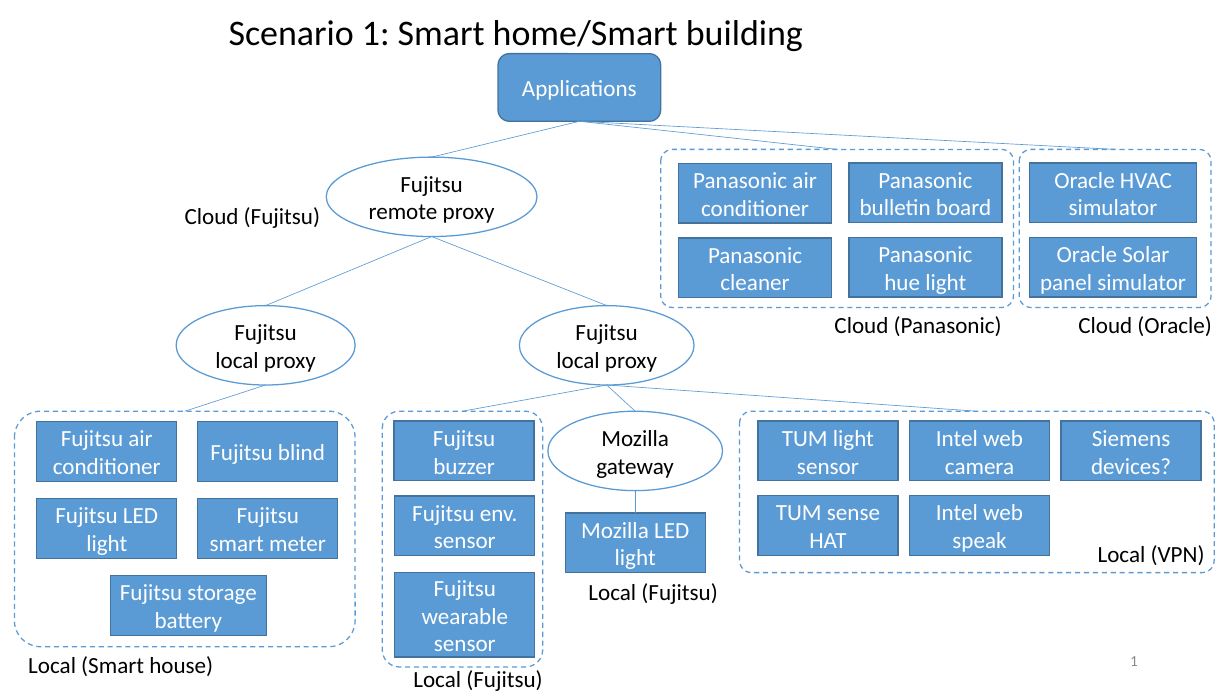
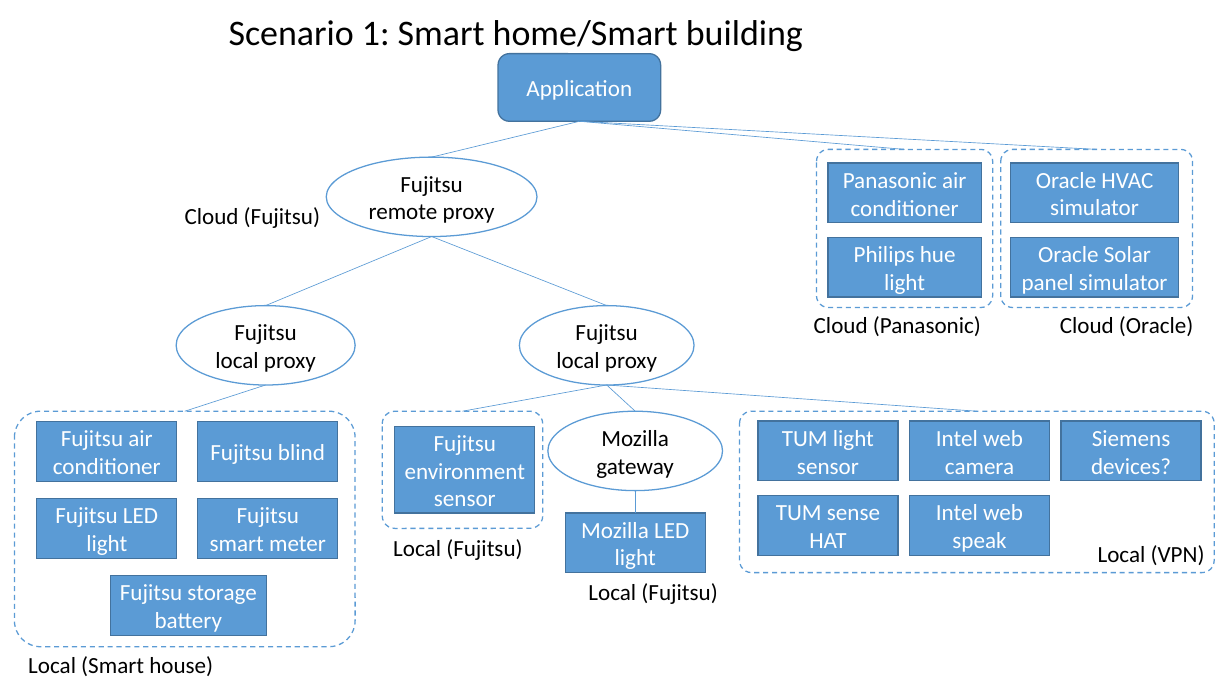
Before and after one commit to w3c/wot, a slide deck: slide 1 of plugfest/2019-tpac-fukuoka/images/test_scenario.pptx. Drawn at 1232x693 pixels with LibreOffice and Linux fonts; fonts in the diff are those of the drawing. Boxes give left, top, right and bottom in pixels: in the first picture for what was removed or moved away, otherwise in the second. Text is boxed around its words. In the diff, an @@ line names an element or a change of style, - is before the commit and + after.

```diff
--- a/plugfest/2019-tpac-fukuoka/images/test_scenario.pptx
+++ b/plugfest/2019-tpac-fukuoka/images/test_scenario.pptx
@@ text in rounded rectangle at [526, 80, 632, 100]: text changed @@
-Applications
+Application
@@ line moved from (579, 121) - (1116, 150) to (579, 121) - (1097, 150) @@
@@ line moved from (579, 121) - (837, 150) to (579, 121) - (905, 150) @@
@@ rounded rectangle: place and size @@
-rounded rectangle at [661, 150, 1014, 308]
+rounded rectangle at [817, 150, 994, 308]
@@ rectangle "Panasonic air conditioner": place and size @@
-rectangle "Panasonic air conditioner" at [678, 164, 832, 224]
+rectangle "Panasonic air conditioner" at [828, 164, 982, 224]
@@ rectangle removed at [849, 163, 1003, 223] @@
-Panasonic bulletin board
@@ rectangle removed at [678, 238, 832, 299] @@
-Panasonic cleaner
@@ 3 rectangles, 2 texts, 1 rounded rectangle: place and size @@
-3 rectangles, 2 texts, 1 rounded rectangle at [834, 150, 1212, 336]
+3 rectangles, 2 texts, 1 rounded rectangle at [814, 150, 1193, 336]
@@ text in rectangle at [854, 246, 956, 294]: text changed @@
-Panasonic hue light
+Philips hue light
@@ rounded rectangle: place and size @@
-rounded rectangle at [383, 411, 543, 667]
+rounded rectangle at [383, 411, 543, 529]
@@ rectangle "Fujitsu environment sensor": place and size @@
-rectangle "Fujitsu environment sensor" at [395, 496, 535, 556]
+rectangle "Fujitsu environment sensor" at [395, 427, 535, 513]
@@ rectangle removed at [395, 421, 535, 482] @@
-Fujitsu buzzer
@@ text in rectangle at [405, 435, 525, 513]: text changed @@
-Fujitsu env. sensor
+Fujitsu environment sensor
@@ text "Local (Fujitsu)": place and size @@
-text "Local (Fujitsu)" at [413, 667, 542, 691]
+text "Local (Fujitsu)" at [393, 539, 522, 560]
@@ rectangle removed at [395, 573, 535, 657] @@
-Fujitsu wearable sensor
@@ page number removed at [1130, 656, 1138, 666] @@
-1
```
Also in this commit, not shown: 1 other slide changed, 2 other files.
